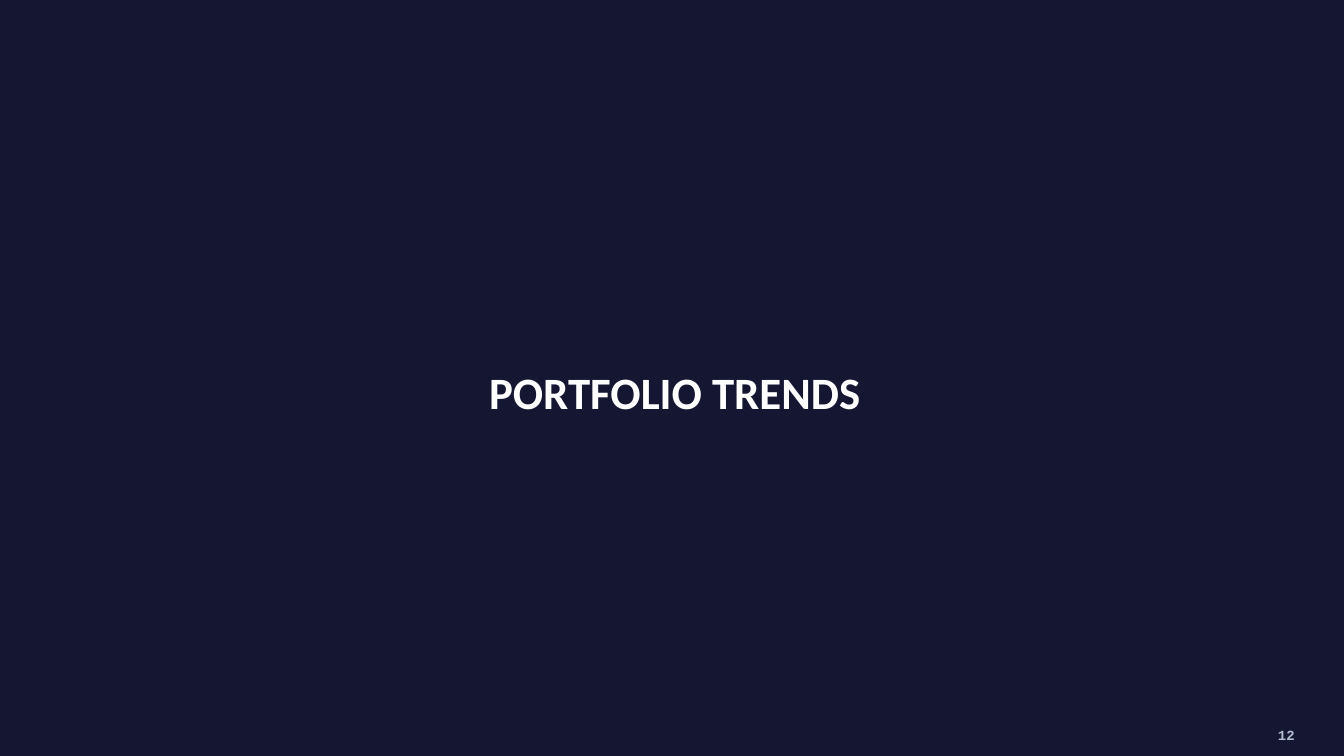
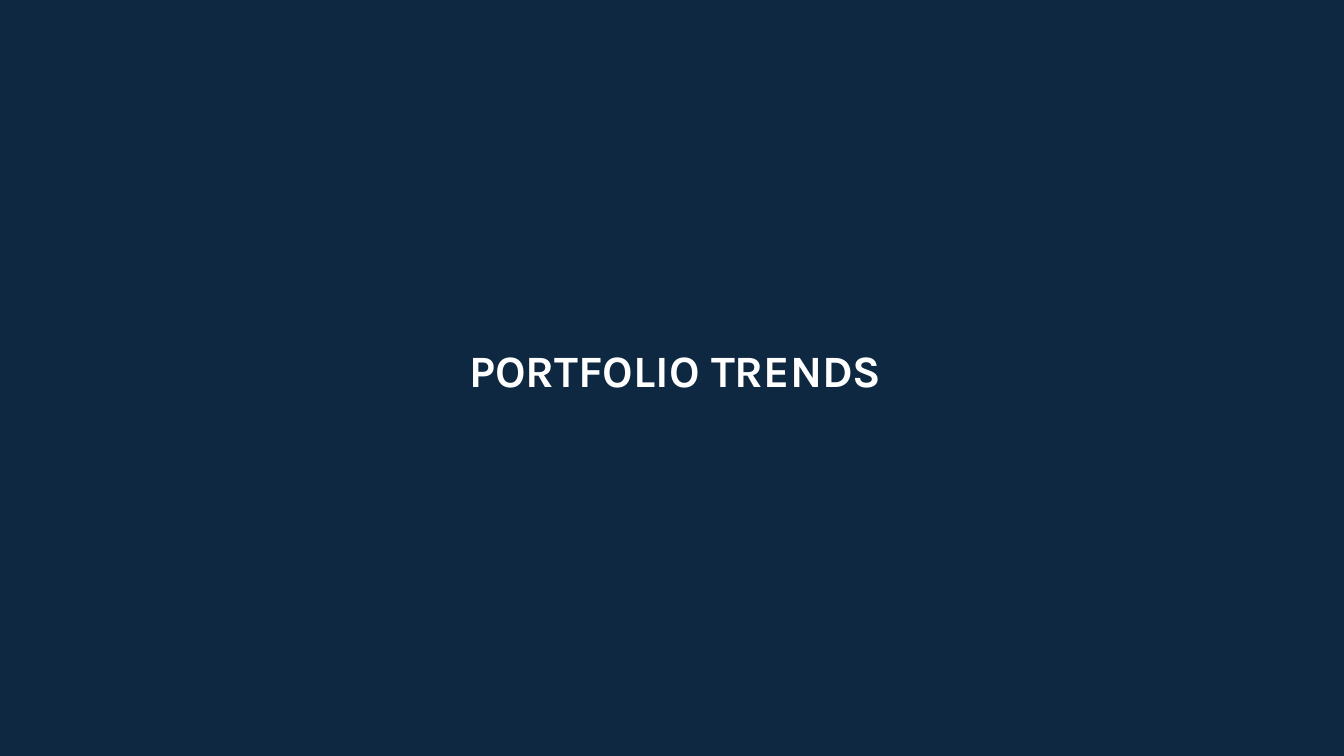
Before and after one commit to mardibiase/sigrid-integrations, a slide deck: slide 12 of report-generator/src/report_generator/presets/templates/portfolio-overview.pptx. Drawn at 1344x756 pixels with LibreOffice and Linux fonts; fonts in the diff are those of the drawing; background and template pictures are left out. Boxes give left, top, right and bottom in pixels: in the first picture for what was removed or moved away, otherwise in the second. Text is boxed around its words. In the diff, an @@ line names an element or a change of style, - is before the commit and + after.

```diff
--- a/report-generator/src/report_generator/presets/templates/portfolio-overview.pptx
+++ b/report-generator/src/report_generator/presets/templates/portfolio-overview.pptx
@@ rectangle at (0, 0, 1344, 756): fill #151632 to #0E2841 @@
@@ rectangle removed at (0, 0, 152, 46) @@
@@ rectangle at (151, 0, 1344, 131): fill #151632 to #0E2841 @@
@@ rectangle removed at (0, 39, 313, 74) @@
@@ text "PORTFOLIO TRENDS" at (469, 357, 881, 388): font Calibri to Karla; line spacing 1.14 to 0.9; more space between paragraphs @@
@@ rectangle removed at (0, 530, 1344, 705) @@
@@ rounded rectangle removed at (0, 689, 1344, 747) @@
@@ rectangle removed at (0, 699, 1344, 756) @@
@@ page number removed at (1278, 730, 1295, 740) @@
-12
```
Also in this commit, not shown: 21 other slides changed, 1 slide added, 3 slides removed.
